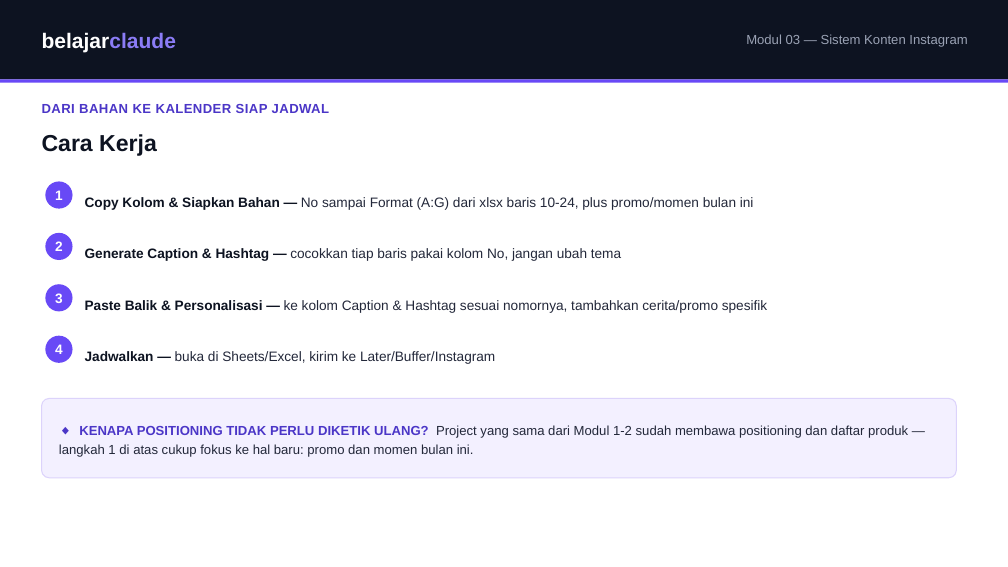
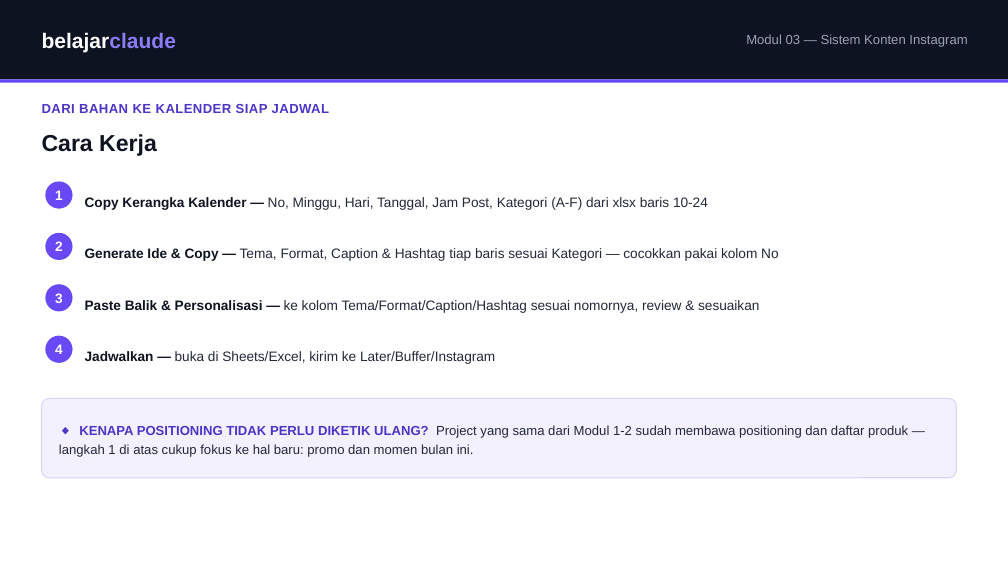
Before and after one commit to juliautomo/belajar-claude, a slide deck: slide 5 of Content-Marketing/M03-Konten-Instagram/K3-M03-Sistem-Konten-Instagram.pptx. Drawn at 1008x567 pixels with LibreOffice and Linux fonts; fonts in the diff are those of the drawing. Boxes give left, top, right and bottom in pixels: in the first picture for what was removed or moved away, otherwise in the second. Text is boxed around its words. In the diff, an @@ line names an element or a change of style, - is before the commit and + after.

```diff
--- a/Content-Marketing/M03-Konten-Instagram/K3-M03-Sistem-Konten-Instagram.pptx
+++ b/Content-Marketing/M03-Konten-Instagram/K3-M03-Sistem-Konten-Instagram.pptx
@@ text at (x1=85, y1=197, x2=708, y2=210): text changed @@
-Copy Kolom & Siapkan Bahan — No sampai Format (A:G) dari xlsx baris 10-24, plus promo/momen bulan ini
+Copy Kerangka Kalender — No, Minggu, Hari, Tanggal, Jam Post, Kategori (A-F) dari xlsx baris 10-24
@@ text at (x1=85, y1=248, x2=778, y2=261): text changed @@
-Generate Caption & Hashtag — cocokkan tiap baris pakai kolom No, jangan ubah tema
+Generate Ide & Copy — Tema, Format, Caption & Hashtag tiap baris sesuai Kategori — cocokkan pakai kolom No
@@ text at (x1=85, y1=300, x2=759, y2=313): text changed @@
-Paste Balik & Personalisasi — ke kolom Caption & Hashtag sesuai nomornya, tambahkan cerita/promo spesifik
+Paste Balik & Personalisasi — ke kolom Tema/Format/Caption/Hashtag sesuai nomornya, review & sesuaikan
```
Also in this commit, not shown: 3 other slides changed, 2 other files.
